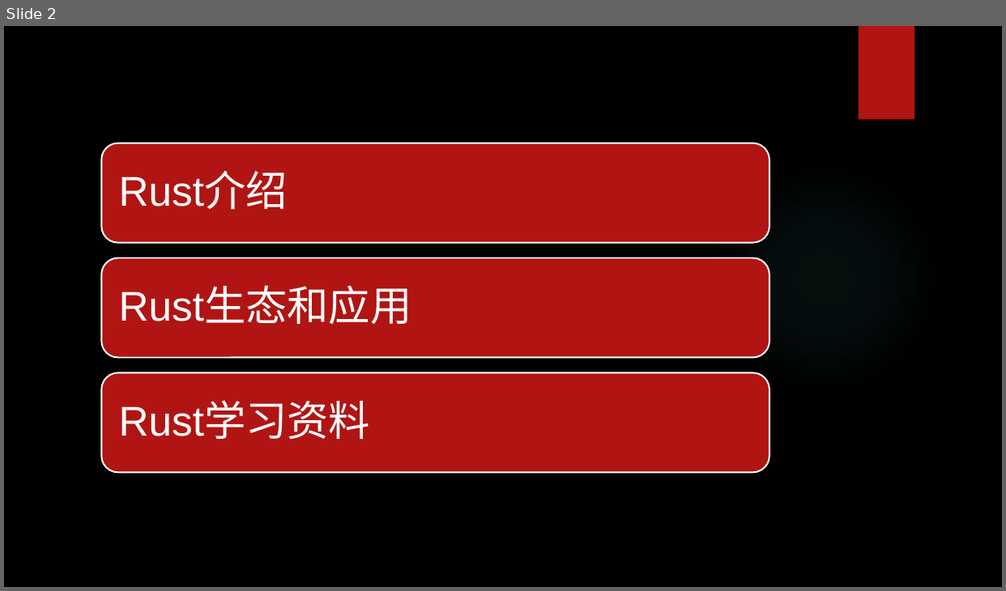
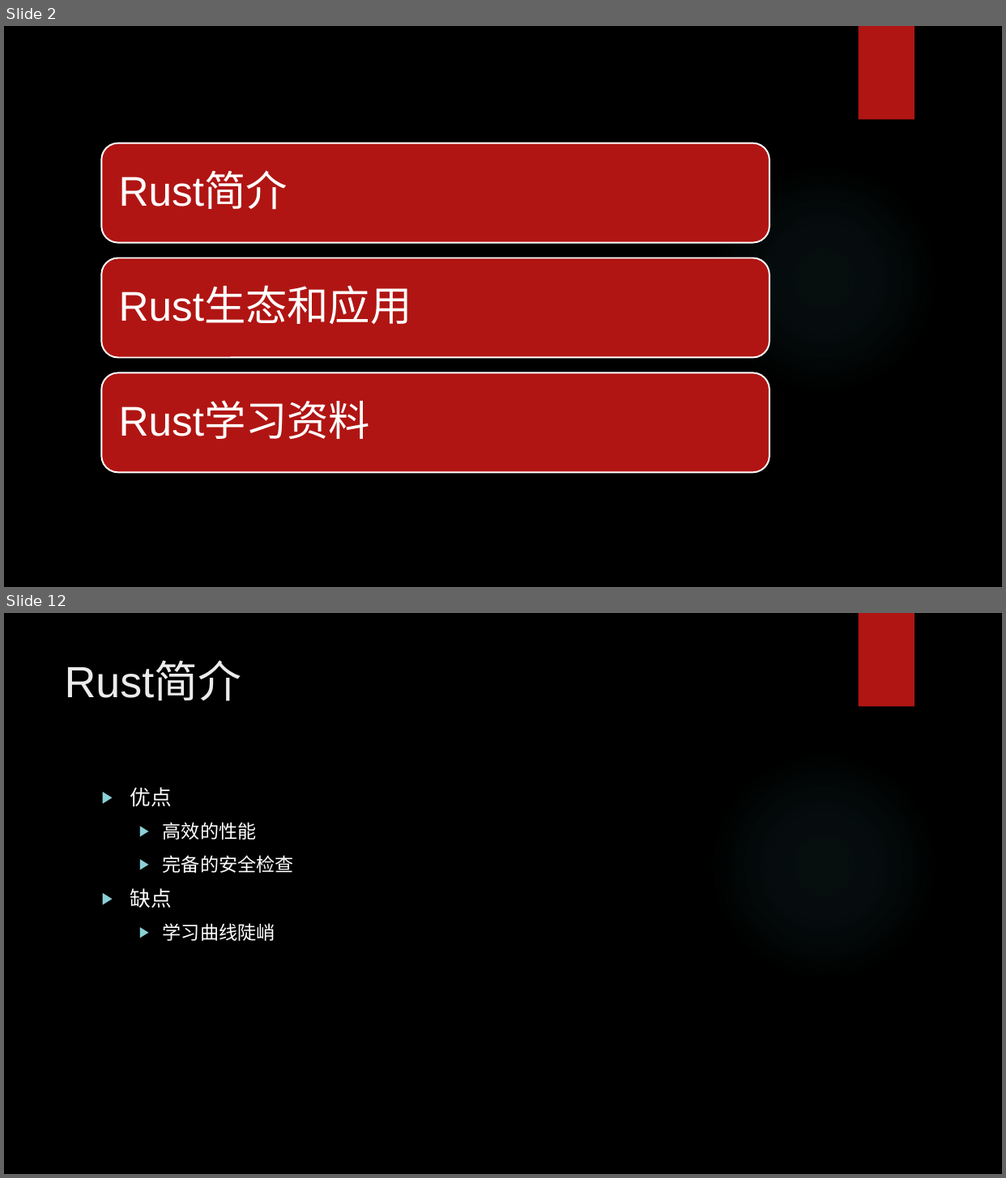
Before and after one commit to hengli-coder/rust_learning, a slide deck: Rust调研.pptx. Shown one above the other, each under a label of ours: slide 2 before the commit, slides 2 and 12 after it; the slides between them are not shown. The pictures are 1006x591 and 1006x1178 pixels, drawn with LibreOffice and Linux fonts; fonts in the diff are those of the drawing; background and template pictures are left out. Boxes give left, top, right and bottom in pixels: in the first picture for what was removed or moved away, otherwise in the second. Text is boxed around its words. In the diff, an @@ line names an element or a change of style, - is before the commit and + after.

```diff
--- a/Rust调研.pptx
+++ b/Rust调研.pptx
@@ slide 12 added at [4, 613, 1002, 1174], background picture (left out); not listed: 2 template elements that a slide beside it also shows @@
@@ title added at [65, 663, 242, 701], 42 pt, text #EBEBEB @@
+Rust简介
@@ text added at [130, 787, 294, 941], 18 pt, text #FFFFFF @@
+▶ 优点
+  ▶ 高效的性能
+  ▶ 完备的安全检查
+▶ 缺点
+  ▶ 学习曲线陡峭
@@ slide 2 changed as well @@
@@ text at [119, 173, 288, 210]: text changed @@
-Rust介绍
+Rust简介
```
Also in this commit, not shown: 1 other slide changed, 11 other slides added, 1 slide removed.
